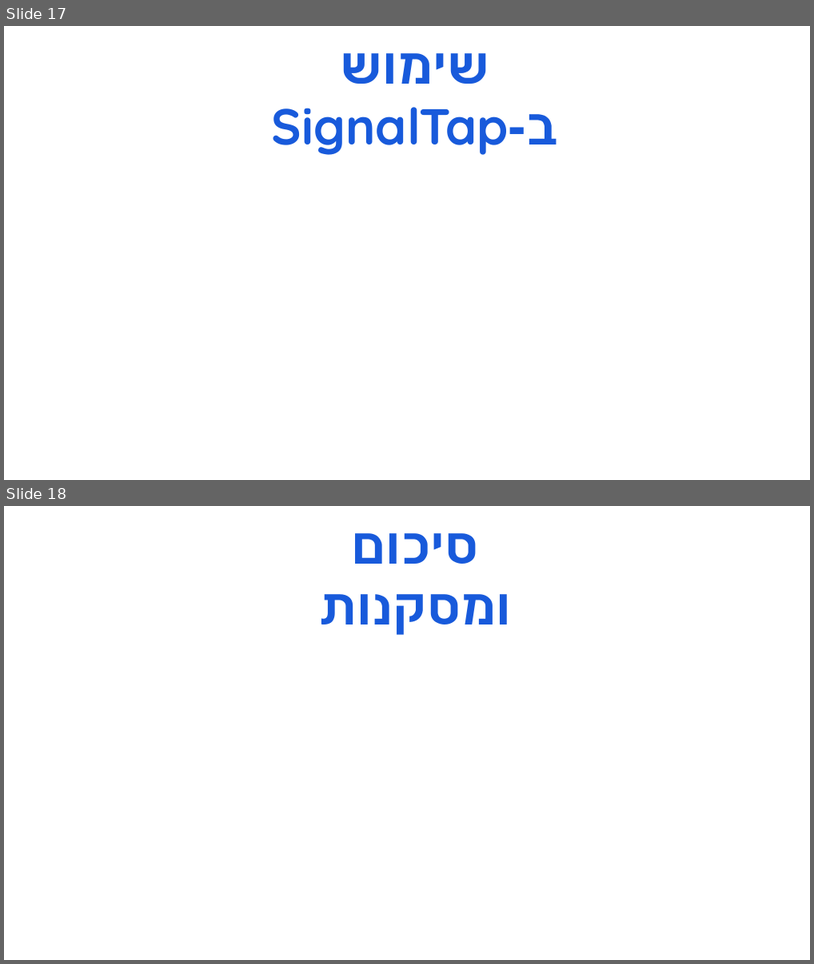
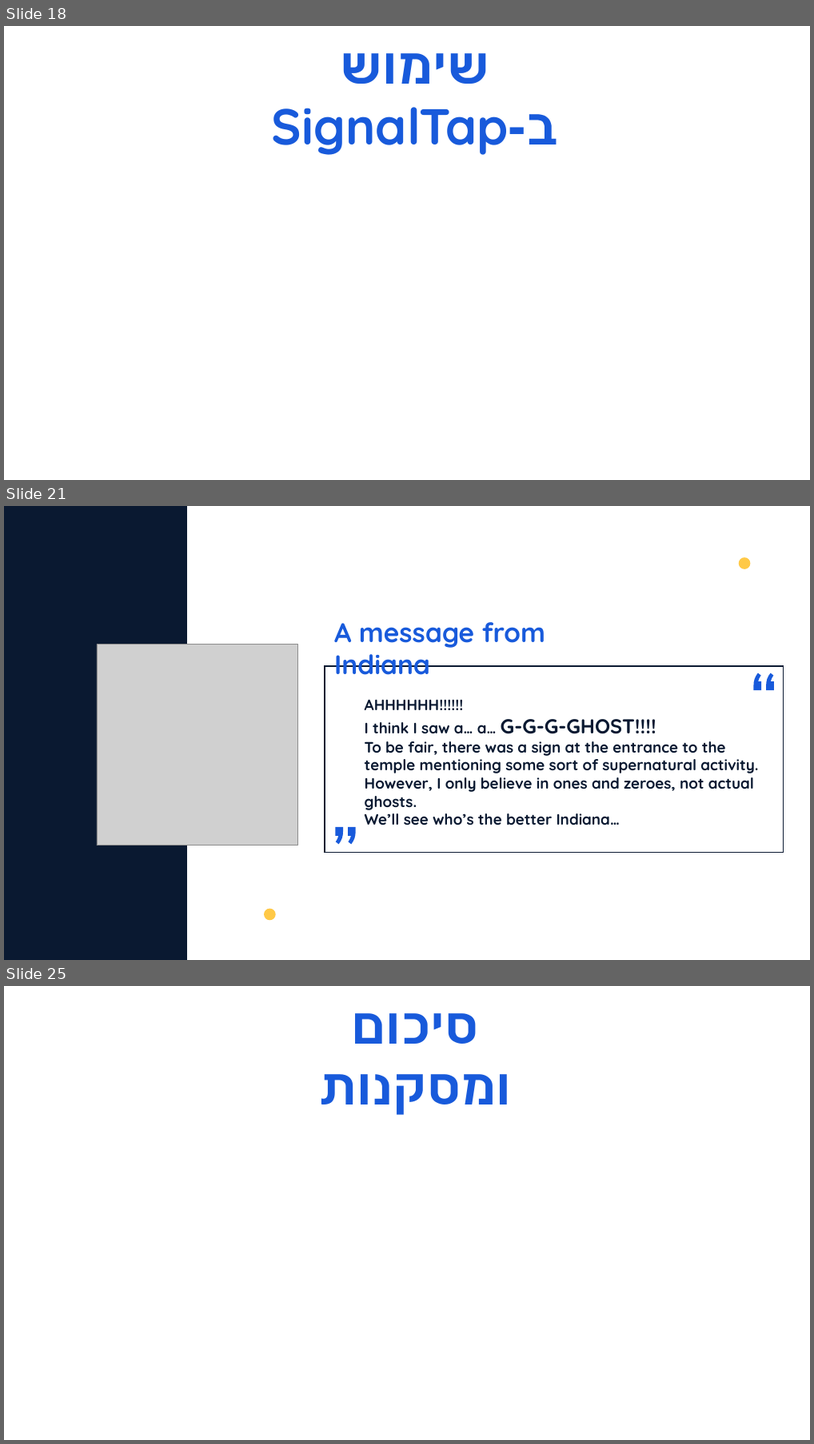
Before and after one commit to NadhirB/Bomber-Man-Project-A1, a slide deck: מצגת.pptx. Shown one above the other, each under a label of ours: slides 17 and 18 before the commit, slides 18, 21 and 25 after it; the slides between them are not shown. The pictures are 814x964 and 814x1444 pixels, drawn with LibreOffice and Linux fonts; fonts in the diff are those of the drawing; grey boxes stand for pictures. Boxes give left, top, right and bottom in pixels: in the first picture for what was removed or moved away, otherwise in the second. Text is boxed around its words. In the diff, an @@ line names an element or a change of style, - is before the commit and + after.

```diff
--- a/מצגת.pptx
+++ b/מצגת.pptx
@@ slide 21 added at [4, 506, 810, 960], background #FFFFFF @@
@@ freeform shape added at [4, 506, 187, 960], fill #0A1931 @@
@@ freeform shape added at [739, 557, 752, 569], fill #FFC947 @@
@@ text added at [334, 622, 546, 675], 32 pt, text #185ADB, bold @@
+A message from Indiana
@@ picture added at [97, 644, 298, 844] @@
@@ freeform shape added at [324, 665, 784, 853], outline #0A1931 1.5 pt @@
@@ freeform shape added at [754, 672, 774, 690], fill #185ADB @@
@@ text added at [365, 699, 758, 824], 18 pt, text #0A1931, bold @@
+AHHHHHH!!!!!!
+I think I saw a… a… G-G-G-GHOST!!!!
+To be fair, there was a sign at the entrance to the temple mentioning some sort of supernatural activity.
+However, I only believe in ones and zeroes, not actual ghosts.
+We’ll see who’s the better Indiana…
@@ freeform shape added at [335, 826, 355, 844], fill #185ADB @@
@@ freeform shape added at [263, 908, 276, 920], fill #FFC947 @@
@@ what was slide 17 is now slide 18 @@
@@ what was slide 18 is now slide 25 @@
```
Also in this commit, not shown: 7 slides changed, 6 other slides added.
